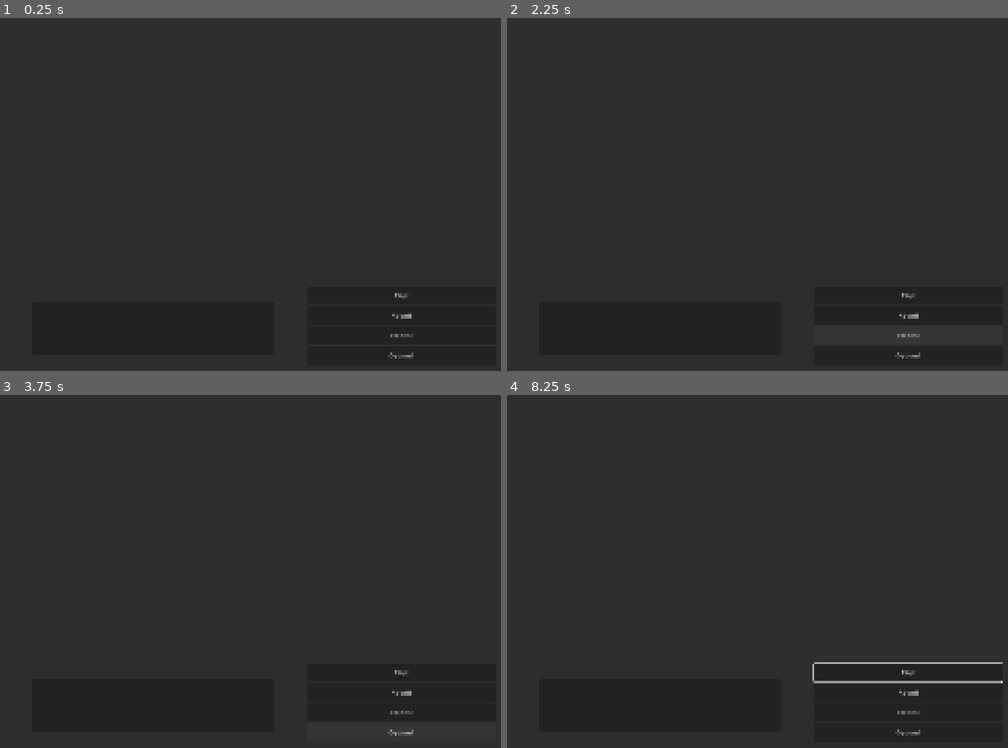
Above: before the commit, frames 1-4 (two rows, left to right).
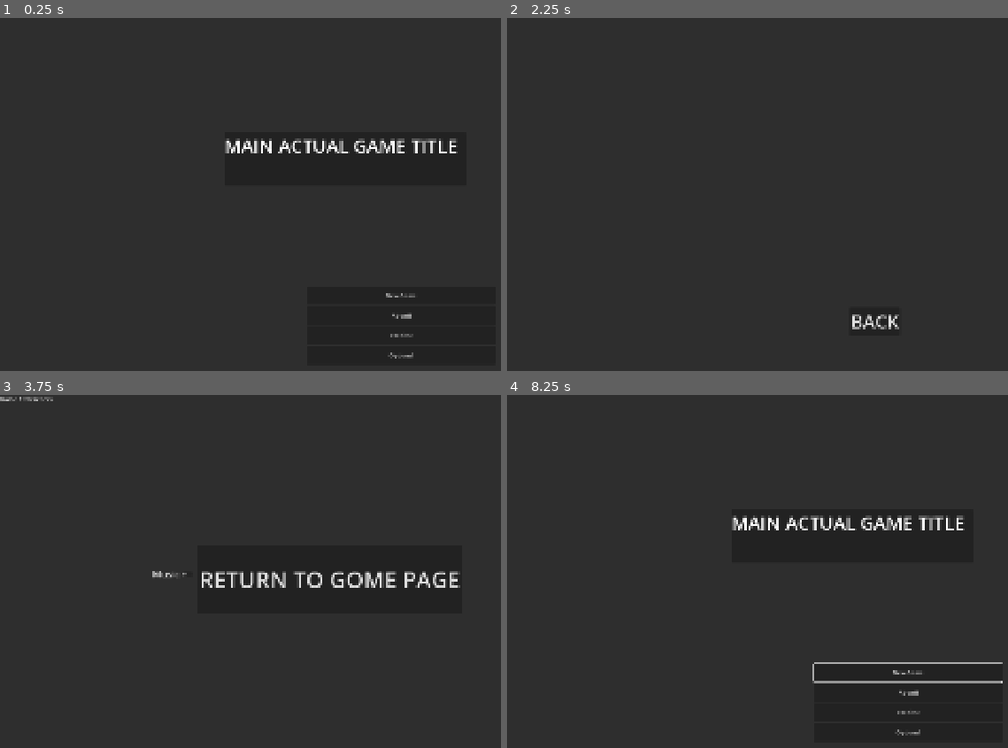
Above: after the commit, the same moments.

Repository: arislam-cs28/serious-spin-game
Game: Godot game, scene res://main/main_menu.tscn
The game is run twice, just before and just after one commit, with the same random seed, the same clock (stepped at 60 frames per second) and the same inputs. Before the commit the project has no main scene; this scene is started directly in both runs.
Inputs (mouse positions are in pixels of both pictures, inside the frame that each line leads up to):
- Up to frame 1 (0.25 s): no input
- Up to frame 2 (2.25 s): click "About!" at 0.5 s; click (872, 321) at 1.25 s, where only the run after the commit has a clickable "BACK"; click "Credits!" at 2 s
- Up to frame 3 (3.75 s): click (365, 698) at 2.75 s, where only the run after the commit has a clickable "BACK"; click "Options!" at 3.5 s
- Up to frame 4 (8.25 s): click (837, 578) at 4.25 s, where only the run after the commit has a clickable "RETURN TO GOME PAGE"; click (907, 673) at 5 s, where only the run before the commit has a clickable "Play!"; click (907, 673) at 5.75 s, where only the run before the commit has a clickable "Play!"; click (907, 673) at 6.5 s, where only the run after the commit has a clickable "New Game"; click (907, 673) at 7.25 s, where only the run after the commit has a clickable "New Game"; tap Enter at 8 s; move the mouse to (outside the picture) at 8.02 s; hold Right from 8.03 s (still down); tap Alt at 8.1 s; click (outside the picture) at 8.17 s

The runs differ from the first frame. In frame 1, 1.0% of the frame differs, in the area x 44-92%, y 34-80%; in frame 2, 0.4%; in frame 3, 1.4%, in the area x 0-92%, y 0-97%; in frame 4, 1.0%.

Commit message:
Doing brief notes for the whole plot and all, yeah.

Diff:
--- /dev/null
+++ b/main/about.gd
@@ -0,0 +1,15 @@
+extends Control
+
+
+# Called when the node enters the scene tree for the first time.
+func _ready() -> void:
+	pass # Replace with function body.
+
+
+# Called every frame. 'delta' is the elapsed time since the previous frame.
+func _process(delta: float) -> void:
+	pass
+
+
+func _on_button_pressed() -> void:
+	get_tree().change_scene_to_file("res://main/main_menu.tscn")
--- /dev/null
+++ b/main/about.tscn
@@ -0,0 +1,28 @@
+[gd_scene format=3 uid="uid://utm7hdjmdl5c"]
+
+[ext_resource type="Script" uid="uid://c5olkhy26elp2" path="res://main/about.gd" id="1_bribd"]
+
+[node name="About" type="Control" unique_id=720430970]
+layout_mode = 3
+anchors_preset = 15
+anchor_right = 1.0
+anchor_bottom = 1.0
+grow_horizontal = 2
+grow_vertical = 2
+script = ExtResource("1_bribd")
+
+[node name="Panel" type="Panel" parent="." unique_id=1421035380]
+layout_mode = 0
+offset_right = 1920.0
+offset_bottom = 1080.0
+
+[node name="Button" type="Button" parent="." unique_id=108423446]
+layout_mode = 0
+offset_left = 928.0
+offset_top = 784.0
+offset_right = 1066.0
+offset_bottom = 861.0
+theme_override_font_sizes/font_size = 50
+text = "BACK"
+
+[connection signal="pressed" from="Button" to="." method="_on_button_pressed"]
--- /dev/null
+++ b/main/credits.gd
@@ -0,0 +1,15 @@
+extends Control
+
+
+# Called when the node enters the scene tree for the first time.
+func _ready() -> void:
+	pass # Replace with function body.
+
+
+# Called every frame. 'delta' is the elapsed time since the previous frame.
+func _process(delta: float) -> void:
+	pass
+
+
+func _on_button_pressed() -> void:
+	get_tree().change_scene_to_file("res://main/main_menu.tscn")
--- /dev/null
+++ b/main/credits.tscn
@@ -0,0 +1,28 @@
+[gd_scene format=3 uid="uid://lwb4uvkwjsjr"]
+
+[ext_resource type="Script" uid="uid://b08vaha04xmo" path="res://main/credits.gd" id="1_hgbgf"]
+
+[node name="Credits" type="Control" unique_id=295011878]
+layout_mode = 3
+anchors_preset = 15
+anchor_right = 1.0
+anchor_bottom = 1.0
+grow_horizontal = 2
+grow_vertical = 2
+script = ExtResource("1_hgbgf")
+
+[node name="Panel" type="Panel" parent="." unique_id=1923475802]
+layout_mode = 0
+offset_right = 1920.0
+offset_bottom = 1080.0
+
+[node name="Button" type="Button" parent="." unique_id=844156811]
+layout_mode = 0
+offset_left = 928.0
+offset_top = 784.0
+offset_right = 1066.0
+offset_bottom = 861.0
+theme_override_font_sizes/font_size = 50
+text = "BACK"
+
+[connection signal="pressed" from="Button" to="." method="_on_button_pressed"]
--- /dev/null
+++ b/main/main_menu.gd
@@ -0,0 +1,22 @@
+extends Control
+
+
+# Called when the node enters the scene tree for the first time.
+func _ready() -> void:
+	pass # Replace with function body.
+
+
+# Called every frame. 'delta' is the elapsed time since the previous frame.
+func _process(delta: float) -> void:
+	pass
+
+
+func _on_about_pressed() -> void:
+	get_tree().change_scene_to_file("res://main/about.tscn")
+
+func _on_credits_pressed() -> void:
+	get_tree().change_scene_to_file("res://main/credits.tscn")
+
+
+func _on_options_pressed() -> void:
+	get_tree().change_scene_to_file("res://main/options.tscn")
--- a/main/main_menu.tscn
+++ b/main/main_menu.tscn
@@ -1,4 +1,6 @@
 [gd_scene format=3 uid="uid://bcw3vufjyvj2w"]
+
+[ext_resource type="Script" uid="uid://c0uqf7v00wmkt" path="res://main/main_menu.gd" id="1_4l7av"]
 
 [node name="Main Menu" type="Control" unique_id=364925922]
 layout_mode = 3
@@ -7,6 +9,7 @@
 anchor_bottom = 1.0
 grow_horizontal = 2
 grow_vertical = 2
+script = ExtResource("1_4l7av")
 
 [node name="Background" type="Panel" parent="." unique_id=1534441787]
 layout_mode = 0
@@ -15,10 +18,17 @@
 
 [node name="Logo" type="Panel" parent="." unique_id=1171290261]
 layout_mode = 0
-offset_left = 88.0
-offset_top = 768.0
-offset_right = 744.0
-offset_bottom = 912.0
+offset_left = 608.0
+offset_top = 312.0
+offset_right = 1264.0
+offset_bottom = 456.0
+
+[node name="Label" type="Label" parent="Logo" unique_id=1724229458]
+layout_mode = 0
+offset_right = 664.0
+offset_bottom = 152.0
+theme_override_font_sizes/font_size = 50
+text = "MAIN ACTUAL GAME TITLE"
 
 [node name="VBoxContainer" type="VBoxContainer" parent="." unique_id=1365064480]
 layout_mode = 0
@@ -27,10 +37,11 @@
 offset_right = 1344.0
 offset_bottom = 940.0
 
-[node name="Play" type="Button" parent="VBoxContainer" unique_id=179459321]
+[node name="New Game" type="Button" parent="VBoxContainer" unique_id=179459321]
 custom_minimum_size = Vector2(100, 50)
 layout_mode = 2
-text = "Play!"
+text = "New Game
+"
 
 [node name="About" type="Button" parent="VBoxContainer" unique_id=1624631813]
 custom_minimum_size = Vector2(0, 50)
@@ -46,3 +57,7 @@
 custom_minimum_size = Vector2(0, 50)
 layout_mode = 2
 text = "Options!"
+
+[connection signal="pressed" from="VBoxContainer/About" to="." method="_on_about_pressed"]
+[connection signal="pressed" from="VBoxContainer/Credits" to="." method="_on_credits_pressed"]
+[connection signal="pressed" from="VBoxContainer/Options" to="." method="_on_options_pressed"]
--- /dev/null
+++ b/main/options.gd
@@ -0,0 +1,15 @@
+extends Control
+
+
+# Called when the node enters the scene tree for the first time.
+func _ready() -> void:
+	pass # Replace with function body.
+
+
+# Called every frame. 'delta' is the elapsed time since the previous frame.
+func _process(delta: float) -> void:
+	pass
+
+
+func _on_return_to_home_pressed() -> void:
+	get_tree().change_scene_to_file("res://main/main_menu.tscn")
--- a/main/options.tscn
+++ b/main/options.tscn
@@ -1,4 +1,6 @@
 [gd_scene format=3 uid="uid://bbbxny0hvlv66"]
+
+[ext_resource type="Script" uid="uid://bdeqtpve7kvi2" path="res://main/options.gd" id="1_8wyjq"]
 
 [node name="Options" type="Control" unique_id=1788212888]
 layout_mode = 3
@@ -7,6 +9,7 @@
 anchor_bottom = 1.0
 grow_horizontal = 2
 grow_vertical = 2
+script = ExtResource("1_8wyjq")
 
 [node name="Panel" type="Panel" parent="." unique_id=1402367150]
 layout_mode = 0
@@ -27,3 +30,14 @@
 offset_bottom = 508.0
 theme_override_font_sizes/font_size = 26
 text = "Music"
+
+[node name="Return to Home" type="Button" parent="." unique_id=272757759]
+layout_mode = 0
+offset_left = 536.0
+offset_top = 408.0
+offset_right = 1252.0
+offset_bottom = 592.0
+theme_override_font_sizes/font_size = 61
+text = "RETURN TO GOME PAGE"
+
+[connection signal="pressed" from="Return to Home" to="." method="_on_return_to_home_pressed"]
--- a/project.godot
+++ b/project.godot
@@ -11,7 +11,8 @@
 [application]
 
 config/name="serious-spin-game"
-config/features=PackedStringArray("4.6", "Forward Plus")
+run/main_scene="uid://bcw3vufjyvj2w"
+config/features=PackedStringArray("4.7", "Forward Plus")
 config/icon="res://icon.svg"
 
 [display]
Not shown, added: main/about.gd.uid
Not shown, added: main/credits.gd.uid
Not shown, added: main/main_menu.gd.uid
Not shown, added: main/options.gd.uid
Binary file removed: photos/0623.png
Not shown, removed: photos/0623.png.import
Not shown, removed: JOURNAL.md
Not shown, changed: README.md
Not shown, added: baseline_ideas/blurting.md
Not shown, changed: baseline_ideas/concept_ideas.md
